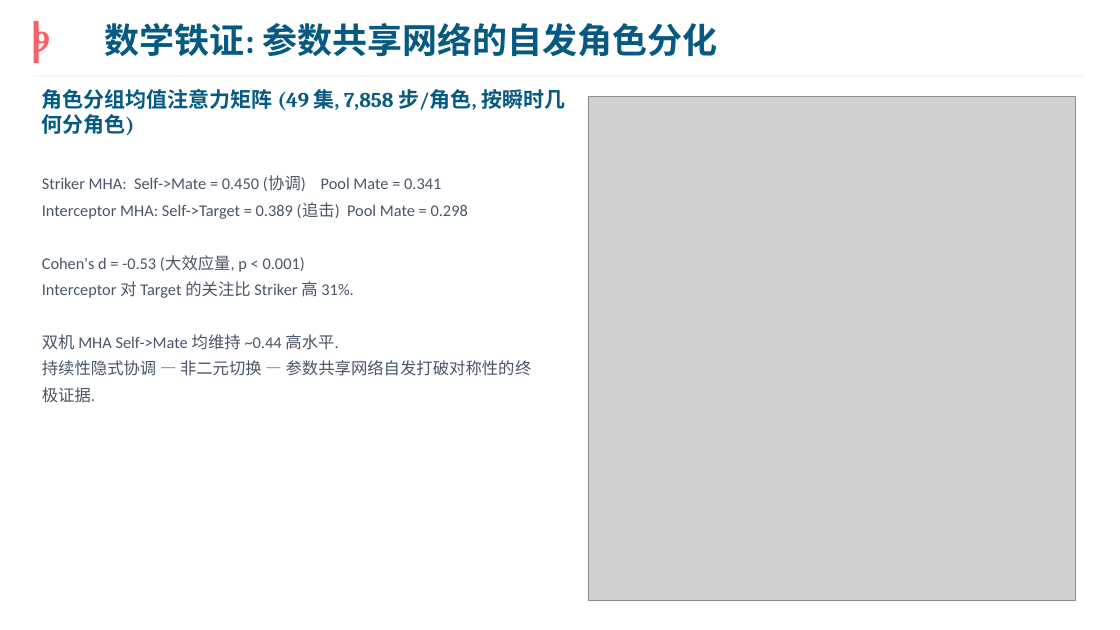
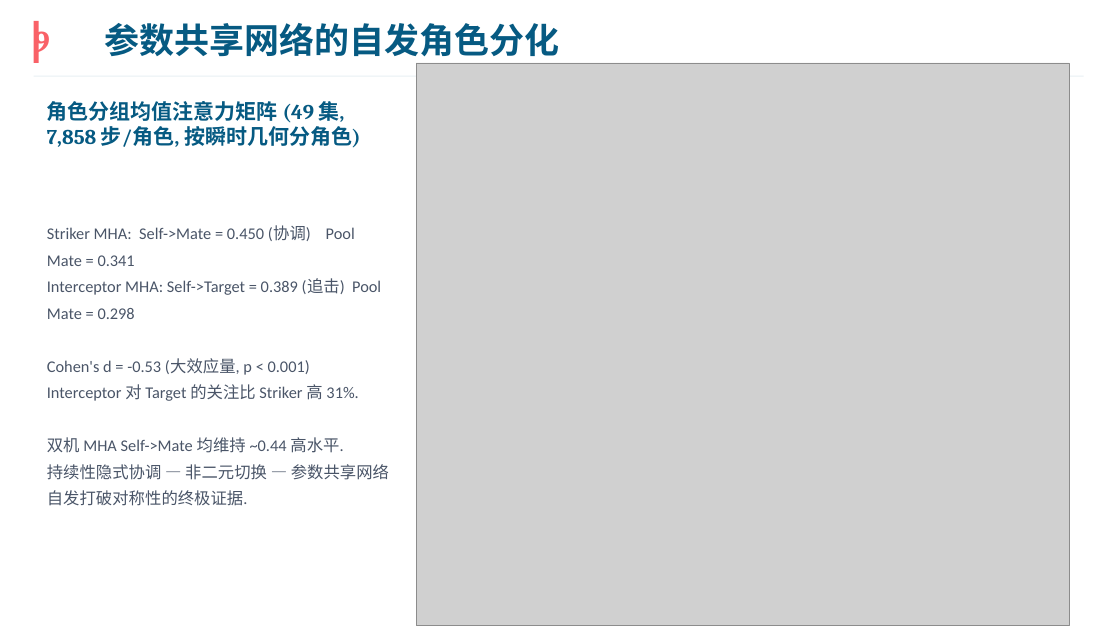
Before and after one commit to NishimiyaXSean/jsbsim-marl-formation, a slide deck: slide 14 of results/ppt/formation_coop_cn_v2.pptx (slide 10 before the commit). Drawn at 1120x630 pixels with LibreOffice and Linux fonts; fonts in the diff are those of the drawing; grey boxes stand for pictures. Boxes give left, top, right and bottom in pixels: in the first picture for what was removed or moved away, otherwise in the second. Text is boxed around its words. In the diff, an @@ line names an element or a change of style, - is before the commit and + after.

```diff
--- a/results/ppt/formation_coop_cn_v2.pptx
+++ b/results/ppt/formation_coop_cn_v2.pptx
@@ text at (105,23,560,57): text changed @@
-数学铁证: 参数共享网络的自发角色分化
+参数共享网络的自发角色分化
@@ picture: place and size @@
-picture at (588,97,1075,601)
+picture at (416,63,1069,626)
@@ text "角色分组均值注意力矩阵 (49 集, 7,858 步/角色, ..." rewrapped from (42,89,565,135) to (47,101,361,148) @@
@@ text "Striker MHA: Self->Mate = 0.450 ..." rewrapped from (42,176,532,403) to (47,226,389,506) @@
```
Also in this commit, not shown: 11 other slides changed, 4 slides added, 1 other file.
